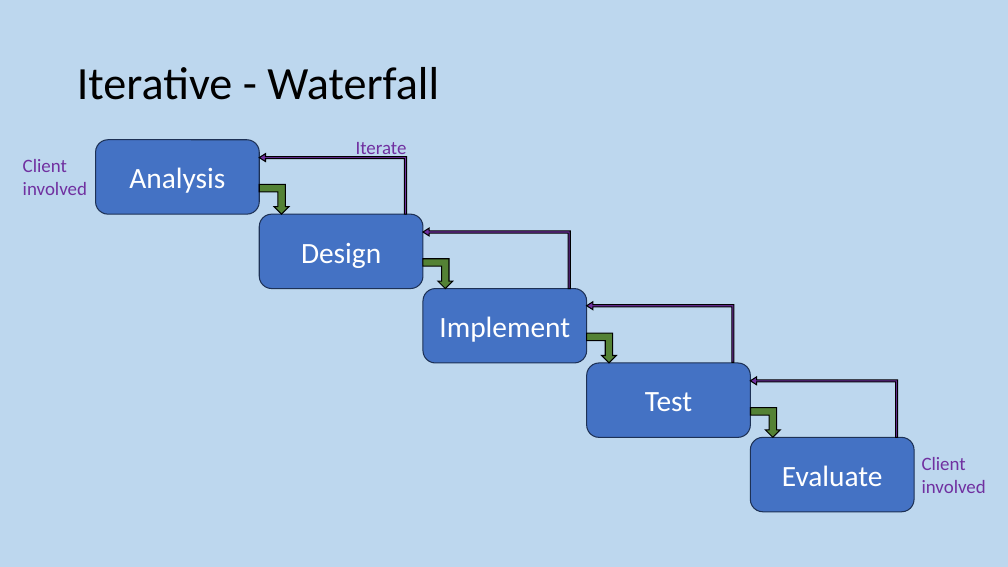
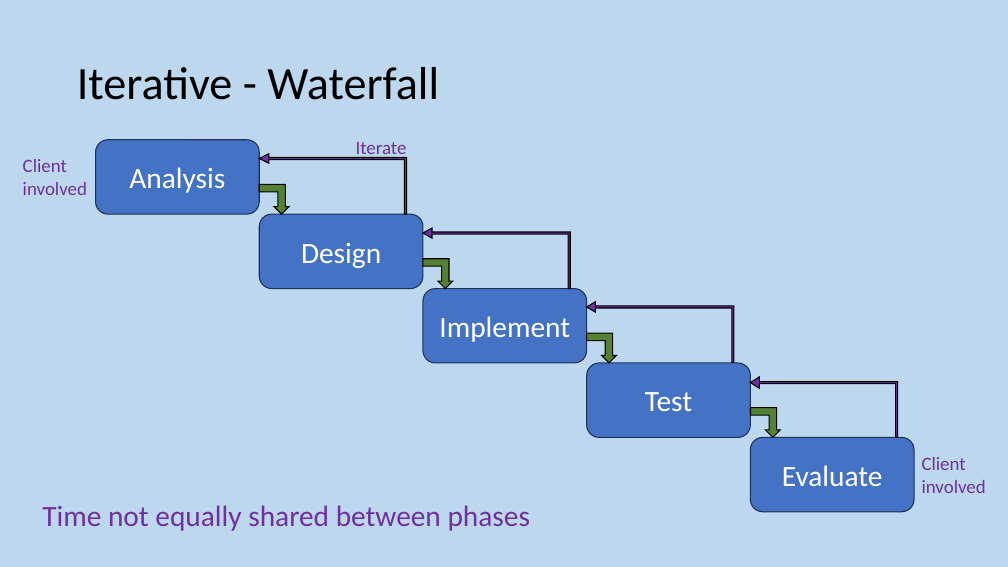
Before and after one commit to MrFriendCS/MrFriendCS.github.io, a slide deck: slide 148 of h-cs/sdd/H CS SDD Slides.pptx (slide 146 before the commit). Drawn at 1008x567 pixels with LibreOffice and Linux fonts; fonts in the diff are those of the drawing. Boxes give left, top, right and bottom in pixels: in the first picture for what was removed or moved away, otherwise in the second. Text is boxed around its words. In the diff, an @@ line names an element or a change of style, - is before the commit and + after.

```diff
--- a/h-cs/sdd/H CS SDD Slides.pptx
+++ b/h-cs/sdd/H CS SDD Slides.pptx
@@ proportions changed in 4 elements at (259, 154, 406, 214), (423, 228, 571, 288), (586, 302, 734, 363), (751, 377, 898, 437) @@
@@ text added at (42, 505, 530, 531), 28 pt, text #7030A0 @@
+Time not equally shared between phases
```
Also in this commit, not shown: 21 other slides changed, 2 slides added, 5 other files.
